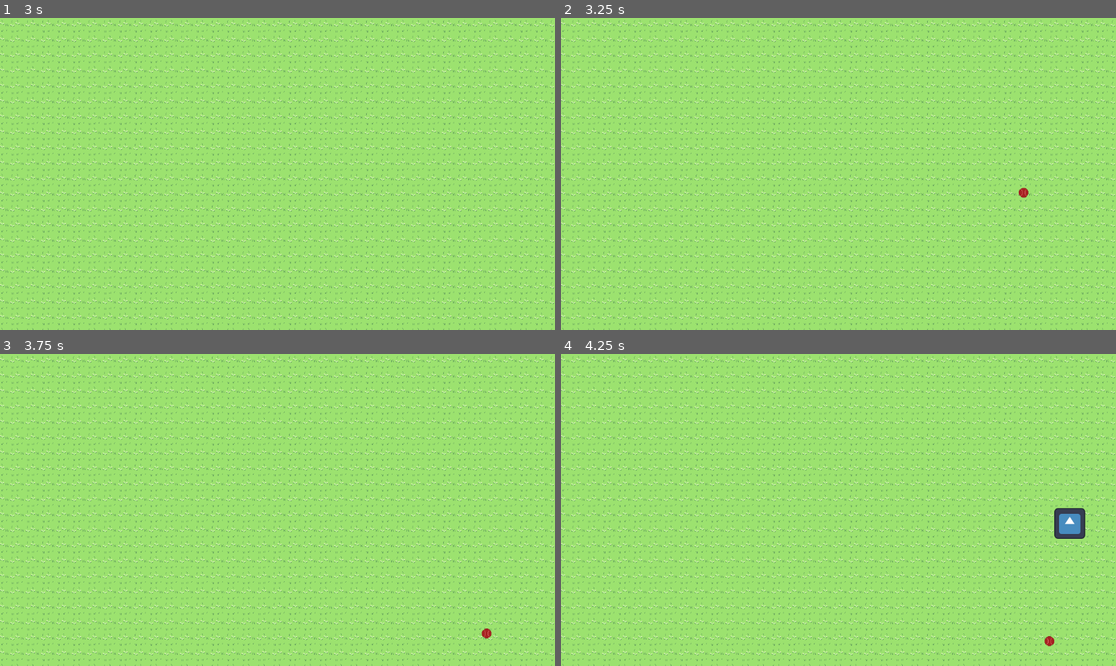
Above: before the commit, frames 1-4 (two rows, left to right).
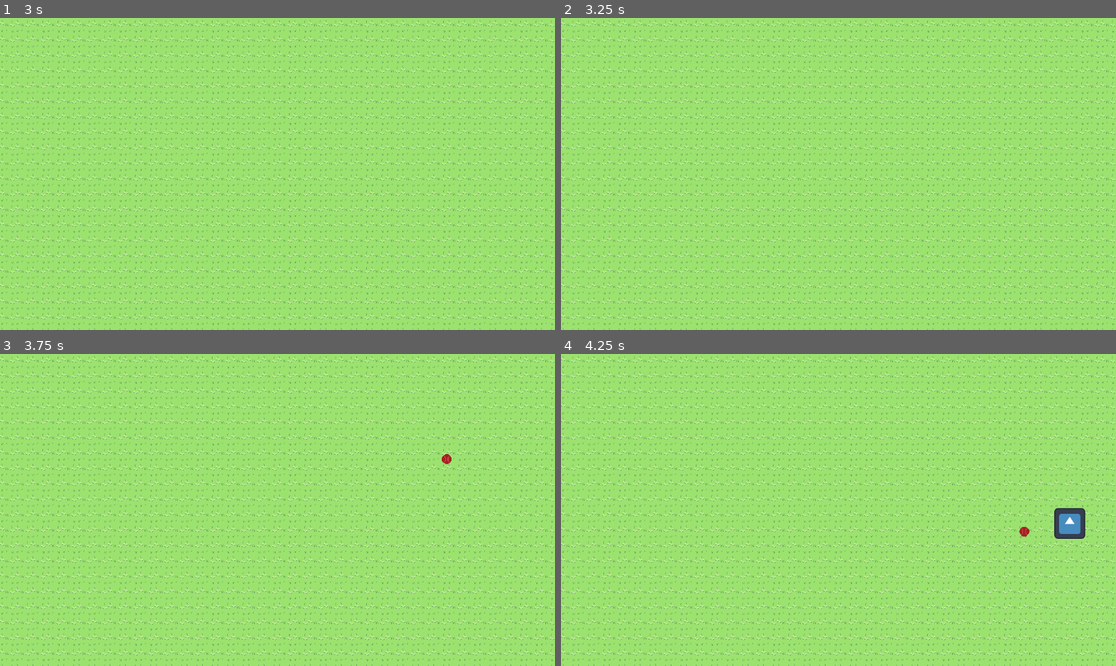
Above: after the commit, the same moments.

Repository: Adria2208/uji-gamejam-2026
Game: Godot game, scene res://scenes/game.tscn
Same seed, same stepped clock (60 frames per second), same inputs: the game is played once before the commit and once after it. The engine's default icon, where the game draws it, is replaced by a stand-in: a white triangle on a blue panel in a dark square.
Inputs:
- Up to frame 1 (3 s): tap Enter at 0.5 s; hold D (move_right) 0.53-1.28 s; hold S (move_down) 1.28-2.03 s; hold D (move_right) 2.03-2.78 s; tap Space at 2.75 s; hold W (move_up) from 2.78 s (still down)
- Up to frame 2 (3.25 s): keep holding W (move_up)
- Up to frame 3 (3.75 s): release W (move_up) at 3.53 s; hold A (move_left) from 3.53 s (still down)
- Up to frame 4 (4.25 s): keep holding A (move_left)

Frame 1 is identical in both runs. In frame 2, less than 0.1% of the frame differs, in the area x 82-85%, y 54-58%; in frame 3, less than 0.1%, in the area x 79-89%, y 32-92%; in frame 4, less than 0.1%.

Commit message:
Cambio Pelota Speed

Diff:
--- a/scripts/ball/ball.gd
+++ b/scripts/ball/ball.gd
@@ -1,7 +1,7 @@
 class_name Ball
 extends Node2D
 
-@export var ball_speed: float = 5.0
+@export var ball_speed: float = 1.0
 
 @onready var ball_sprite: Sprite2D = $BallSprite
 @onready var ball_area: Area2D = $BallArea
